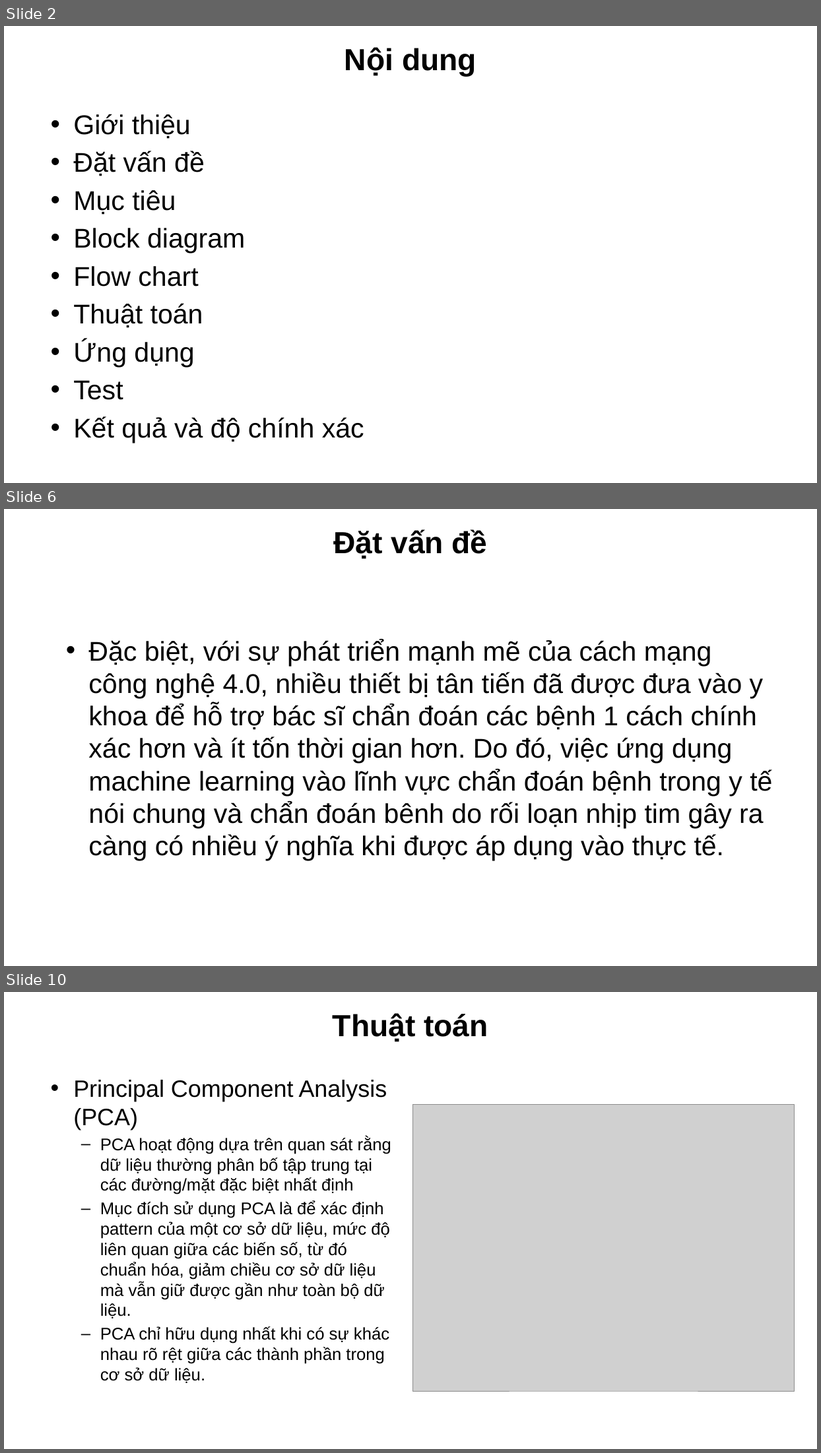
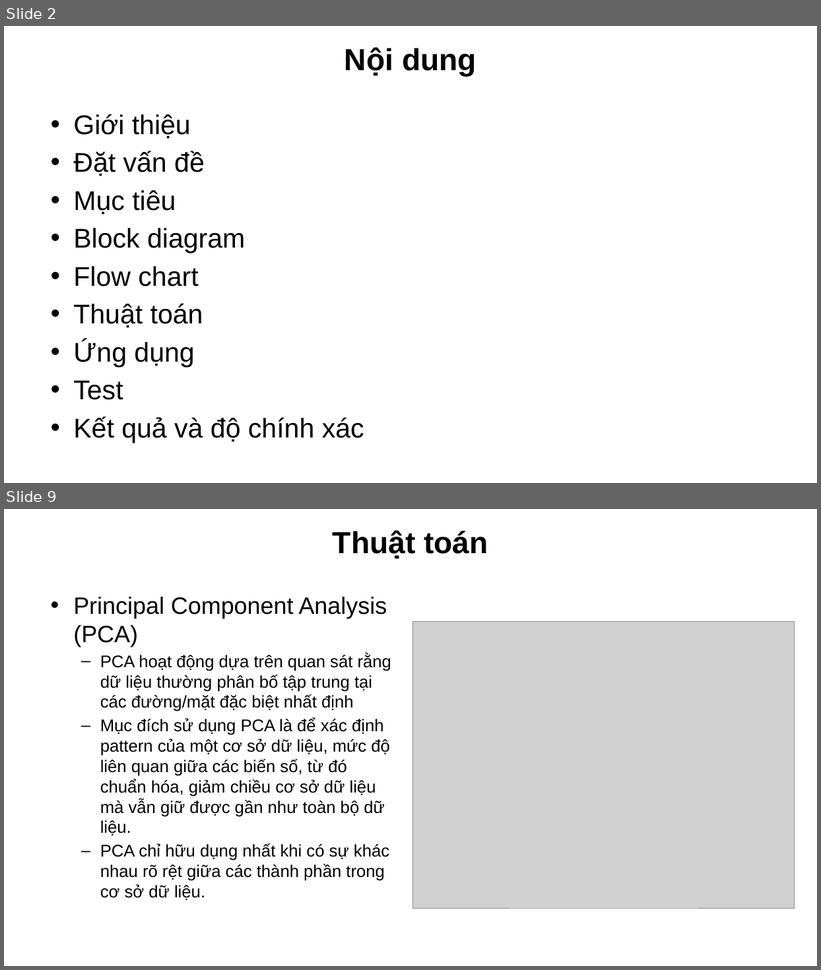
Before and after one commit to devalone2412/TLCN_DA3_MLearning, a slide deck: Machine Learning.pptx. Shown one above the other, each under a label of ours: slides 2, 6 and 10 before the commit, slides 2 and 9 after it; the slides between them are not shown. The pictures are 821x1453 and 821x970 pixels, drawn with LibreOffice and Linux fonts; fonts in the diff are those of the drawing; grey boxes stand for pictures; background and template pictures are left out. Boxes give left, top, right and bottom in pixels: in the first picture for what was removed or moved away, otherwise in the second. Text is boxed around its words. In the diff, an @@ line names an element or a change of style, - is before the commit and + after.

```diff
--- a/Machine Learning.pptx
+++ b/Machine Learning.pptx
@@ slide 6 removed at box(4, 509, 817, 966), background picture (left out) @@
@@ title removed at box(333, 529, 488, 559) @@
-Đặt vấn đề
@@ text removed at box(88, 639, 772, 861) @@
-• Đặc biệt, với sự phát triển mạnh mẽ của cách mạng công nghệ 4.0, nhiều thiết bị tân tiến đã được đưa vào y khoa để hỗ trợ bác sĩ chẩn đoán các bệnh 1 cách chính xác hơn và ít tốn thời gian hơn. Do đó, việc ứng dụng machine learning vào lĩnh vực chẩn đoán bệnh trong y tế nói chung và chẩn đoán bênh do rối loạn nhịp tim gây ra càng có nhiều ý nghĩa khi được áp dụng vào thực tế.
@@ what was slide 10 is now slide 9 @@
```
Also in this commit, not shown: 14 slides changed, 1 slide added, 2 other slides removed.
